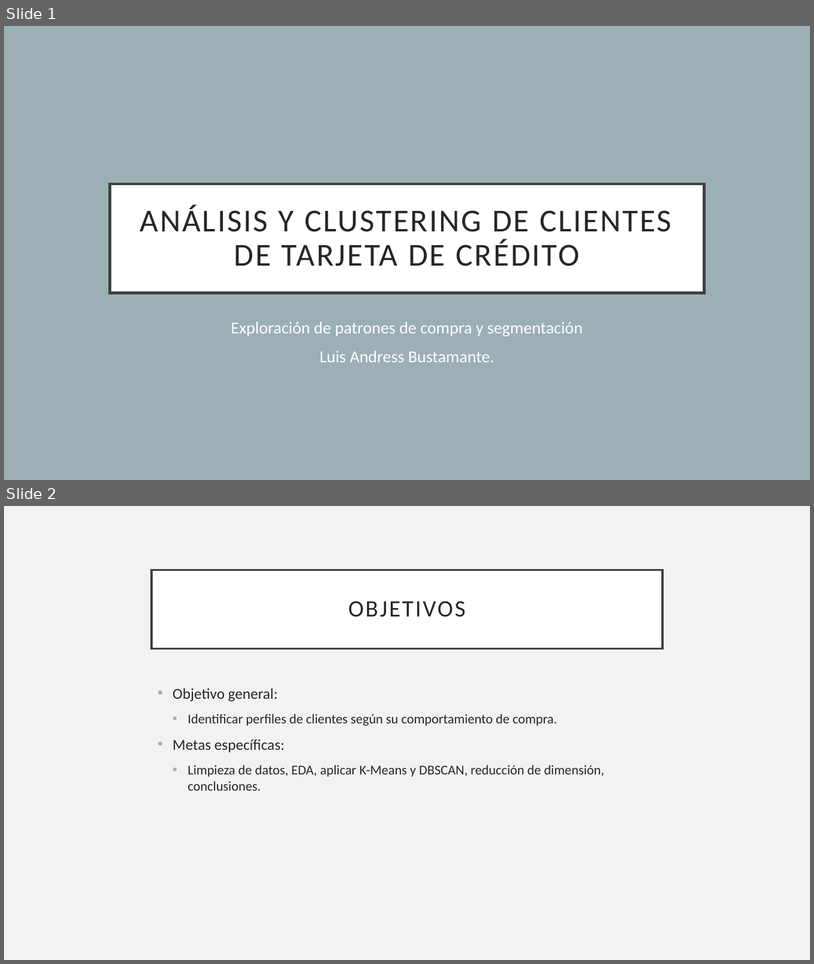
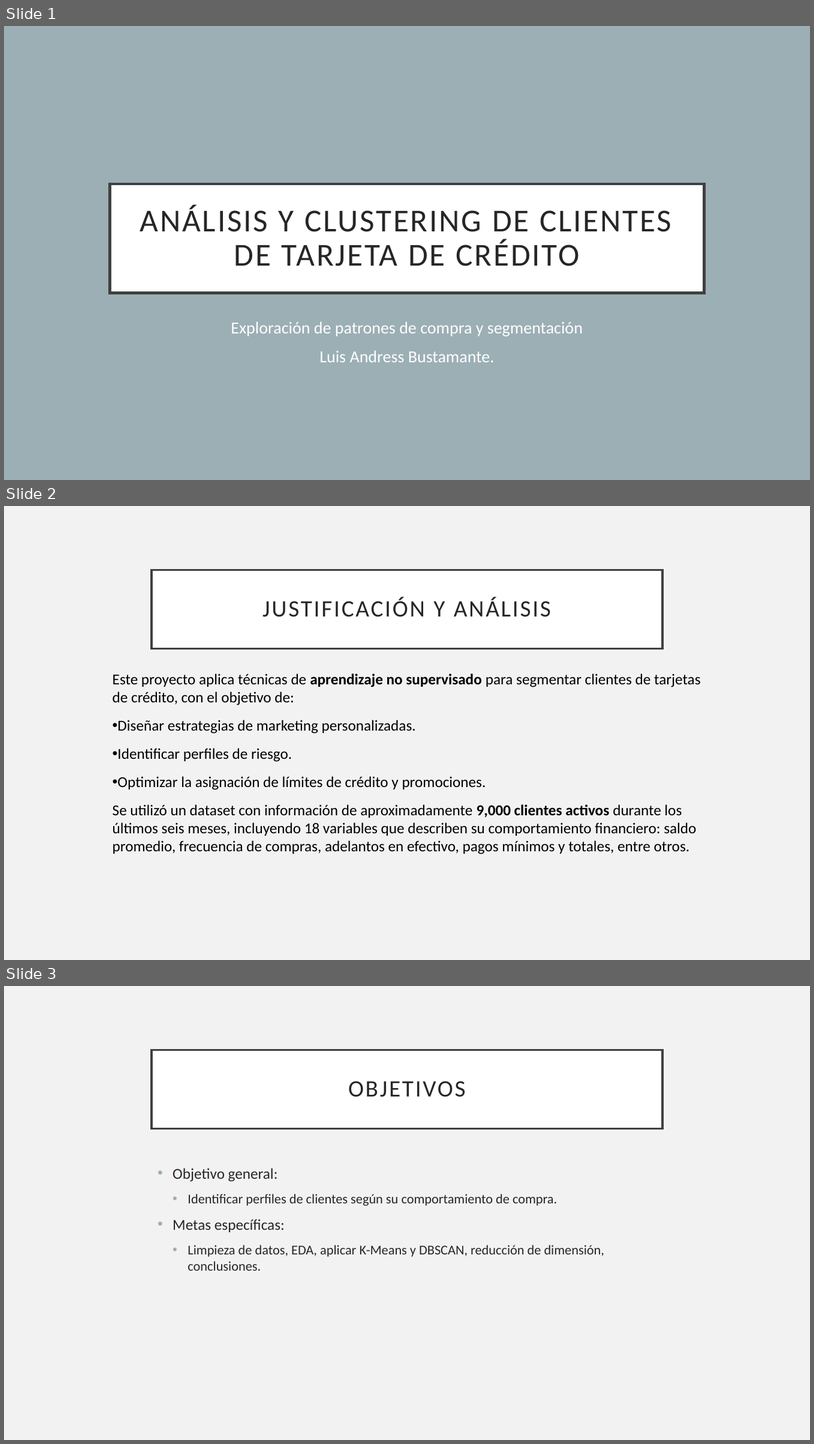
Before and after one commit to luisbustamante21/Deber_Semana_3, a slide deck: Presentación técnica/Presentacion Tarea 3.pptx. Shown one above the other, each under a label of ours: slides 1 and 2 before the commit, slides 1, 2 and 3 after it. The pictures are 814x964 and 814x1444 pixels, drawn with LibreOffice and Linux fonts; fonts in the diff are those of the drawing. Boxes give left, top, right and bottom in pixels: in the first picture for what was removed or moved away, otherwise in the second. Text is boxed around its words. In the diff, an @@ line names an element or a change of style, - is before the commit and + after.

```diff
--- a/Presentación técnica/Presentacion Tarea 3.pptx
+++ b/Presentación técnica/Presentacion Tarea 3.pptx
@@ slide 2 added at [4, 506, 810, 960], background #F2F2F2 @@
@@ title added at [152, 570, 663, 648], fill #FFFFFF, outline #404040 2.5 pt, 28 pt, text #262626 @@
+JUSTIFICACIÓN Y ANÁLISIS
@@ text added at [113, 673, 701, 854], 18 pt, text #000000 @@
+Este proyecto aplica técnicas de aprendizaje no supervisado para segmentar clientes de tarjetas de crédito, con el objetivo de:
+• Diseñar estrategias de marketing personalizadas.
+• Identificar perfiles de riesgo.
+• Optimizar la asignación de límites de crédito y promociones.
+Se utilizó un dataset con información de aproximadamente 9,000 clientes activos durante los últimos seis meses, incluyendo 18 variables que describen su comportamiento financiero: saldo promedio, frecuencia de compras, adelantos en efectivo, pagos mínimos y totales, entre otros.
@@ what was slide 2 is now slide 3 @@
```
Also in this commit, not shown: 3 other slides added.
